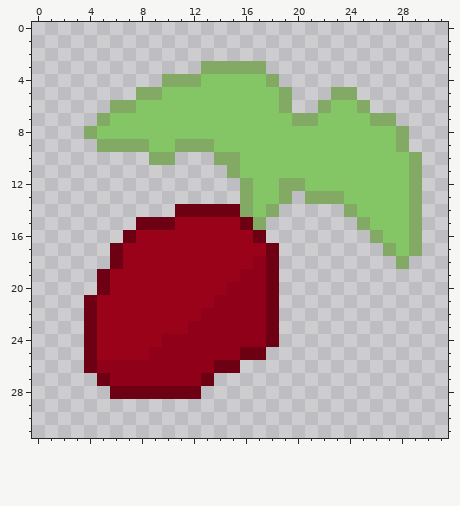
Pixel-art sprite -- Items/Food/RADISH.png. This is how it looked before the edit.
The file is 32x32 pixels. Colours within 5 levels of each other are drawn and written as one.
The same view after the edit:
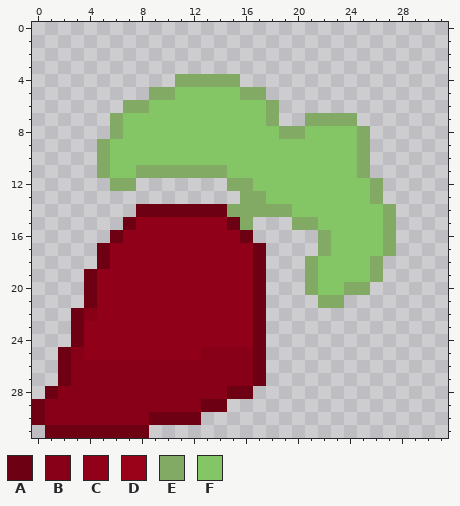
Palette (. is transparent): A #6e0014  B #870017  C #900018  D #9a021a  E #82aa64  F #84c666
Changes in this commit:
Changed rows in their new state; - is an unchanged pixel.
first column x 0:
 3 -------------.....------------
 4 ----------.--EEE...-----------
 5 --------.-E-----EE..---..-----
 6 ------.-E---------E.--....----
 7 -----.E-----------E..-EEE...--
 8 ----..E------------EE----E...-
 9 ------FFF--FFF-----------E...-
10 -----EFFFFFFFFFF---------E....
11 -----EFFEEEEEEEF---------E....
12 ------EE-------E---FF-----E...
13 -----------------E-FFFFF--E...
14 --------AAA----E-E-EFFFFF--E..
15 -------ACCCCCCCAE.--EEFFFF-E..
16 ------ACCCCCCCCCA.----EFFFFE..
17 -----ACCCCCCCCCCCA.---EFFFF-..
18 -----ACCCCCCCCCCCA.--EFFFFE-.-
19 ----ACCCCCCCCCCC-A.--EFFFFE---
20 ----ACCCCCCCCCC--A.--EFFEE----
21 -----CCCCCCCCC---A.---EE------
22 ---ABCCCCCCCC----A.-----------
23 ---ACCCCCCCC-----A.-----------
24 ---ACCCCCC-------A.-----------
25 --ABCCCCC----BBBB-------------
26 --ABBBBBBBBBBBBBBA------------
27 --ABBBBBBBBBBBBBBA------------
28 -ABBBBBBBBBBBBBAA-------------
29 ABBBBBBBBBBBBAA---------------
30 ABBBBBBBBAAAA-----------------
31 -AAAAAAAA---------------------
